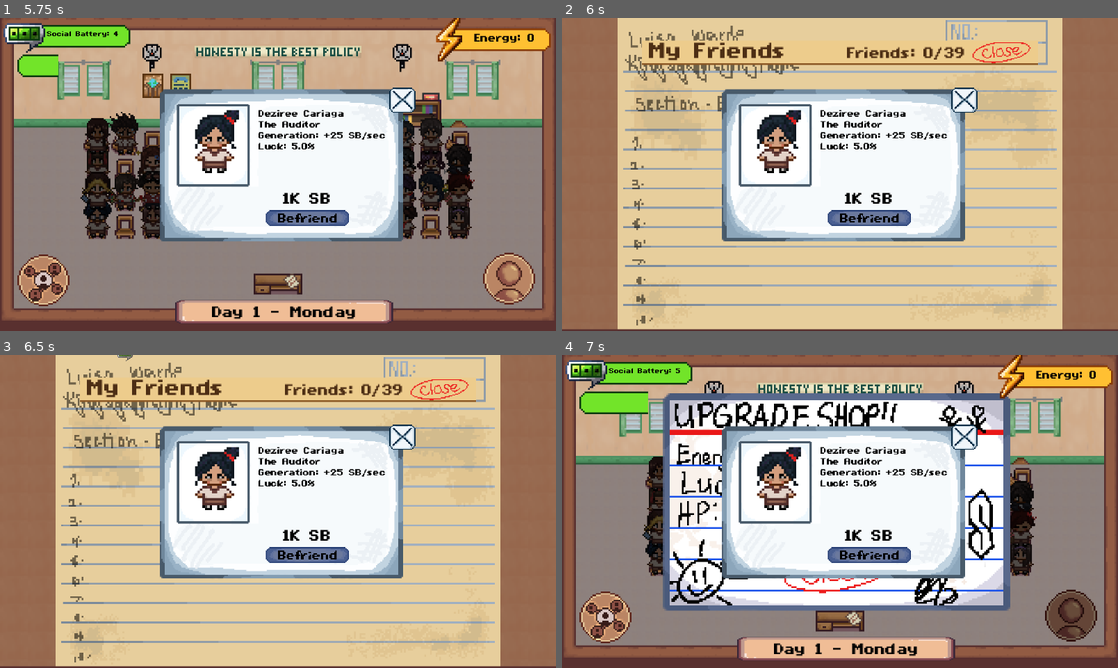
Above: before the commit, frames 1-4 (two rows, left to right).
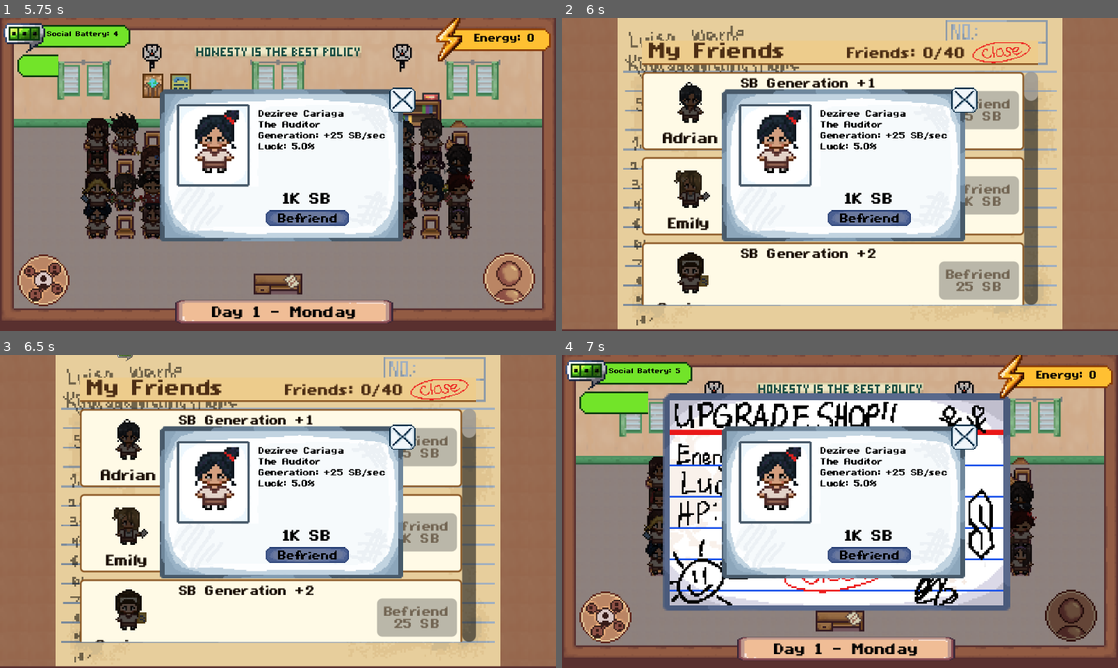
Above: after the commit, the same moments.

Repository: AzeOcram/checkpoint-gamejam
Game: Godot game, scene res://scenes/main_menu/main_menu.tscn
The game is run twice, just before and just after one commit, with the same random seed, the same clock (stepped at 60 frames per second) and the same inputs.
Inputs (mouse positions are in pixels of both pictures, inside the frame that each line leads up to):
- Up to frame 1 (5.75 s): click (417, 155) at 0.5 s; click "Boy" at 1.25 s; click (483, 224) at 2.02 s; tap Enter at 2.75 s; move the mouse to (400, 158) at 2.77 s; press the mouse at (400, 158) at 2.78 s; move the mouse to (166, 190) at 3.52 s; release the mouse at (166, 190) at 3.53 s; hold S 3.53-4.28 s; click (166, 190) at 3.6 s; move the mouse to (333, 105) at 4.27 s; press the mouse at (333, 105) at 4.28 s; move the mouse to (250, 237) at 5.02 s; release the mouse at (250, 237) at 5.03 s; click (250, 237) at 5.1 s
- Up to frame 2 (6 s): click (606, 280) at 5.75 s
- Up to frame 3 (6.5 s): no input
- Up to frame 4 (7 s): click (1073, 614) at 6.5 s

Frame 1 is identical in both runs. In frame 2, 31% of the frame differs, in the area x 14-86%, y 9-92%; in frame 3, 31%; in frame 4, nothing differs.

Commit message:
feat: list all friends sorted by SB with buy buttons for locked ones

Diff:
--- a/scenes/main/friend_card.tscn
+++ b/scenes/main/friend_card.tscn
@@ -120,3 +120,12 @@
 theme_override_styles/fill = SubResource("sb_fill")
 step = 0.01
 show_percentage = false
+
+[node name="BuyButton" type="Button" parent="HBoxContainer"]
+visible = false
+layout_mode = 2
+size_flags_vertical = 4
+theme_override_colors/font_color = Color(0.3, 0.18, 0.08, 1)
+theme_override_colors/font_disabled_color = Color(0.45, 0.4, 0.33, 1)
+theme_override_font_sizes/font_size = 6
+text = "Befriend"
--- a/scripts/friends/recruitment_system.gd
+++ b/scripts/friends/recruitment_system.gd
@@ -58,7 +58,7 @@
 	if friend_data == null:
 		return false
 
-	if friend_data.unlocked:
+	if friend_data.unlocked or recruitment_in_progress:
 		return false
 
 	return social_battery_system.can_afford(friend_data.recruitment_cost)
--- a/scripts/main/friend_card.gd
+++ b/scripts/main/friend_card.gd
@@ -1,5 +1,8 @@
 extends PanelContainer
 class_name FriendCard
+
+
+signal buy_requested(friend_data: FriendData)
 
 
 const MAX_MOOD := 100
@@ -13,6 +16,8 @@
 const MOOD_ICON_MAX := preload("res://assets/art/moods/Happy.PNG")
 const NAME_FONT_SIZE := 7
 const MIN_NAME_FONT_SIZE := 4
+const LOCKED_SHADE := Color(0.35, 0.35, 0.35, 1.0)
+const PRESS_SCALE := Vector2(0.96, 0.96)
 
 
 @onready var identity: VBoxContainer = $HBoxContainer/Identity
@@ -23,6 +28,8 @@
 @onready var connection_bar: ProgressBar = $HBoxContainer/Stats/ConnectionBar
 @onready var sb_label: Label = $HBoxContainer/Stats/SBLabel
 @onready var sb_bar: ProgressBar = $HBoxContainer/Stats/SBBar
+@onready var stats: VBoxContainer = $HBoxContainer/Stats
+@onready var buy_button: Button = $HBoxContainer/BuyButton
 
 
 var data: FriendData
@@ -36,7 +43,45 @@
 	mood_bar.max_value = MAX_MOOD
 	connection_bar.max_value = MAX_CONNECTION
 	sb_label.text = "SB Generation +" + str(data.social_battery_generation)
+
+	var locked := is_locked()
+	var shade := LOCKED_SHADE if locked else Color.WHITE
+	identity.modulate = shade
+	stats.modulate = shade
+	buy_button.visible = locked
+	mood_icon.visible = not locked
+
+	# Bars mean nothing until bought: keep only the SB line.
+	for node: Control in [mood_bar, connection_bar, sb_bar, $HBoxContainer/Stats/MoodLabel, $HBoxContainer/Stats/ConnectionLabel]:
+		node.visible = not locked
+
+	if locked:
+		buy_button.text = "Befriend\n" + NumberFormatter.format_number(data.recruitment_cost) + " SB"
+		buy_button.set_meta(&"sfx_press", &"")
+		buy_button.set_meta(&"sfx_blocked", &"cant_afford")
+		if not buy_button.pressed.is_connected(_on_buy_pressed):
+			buy_button.pressed.connect(_on_buy_pressed)
+			buy_button.button_down.connect(_scale_button.bind(PRESS_SCALE))
+			buy_button.button_up.connect(_scale_button.bind(Vector2.ONE))
+
 	refresh()
+
+
+func is_locked() -> bool:
+	return not data.unlocked
+
+
+func set_buyable(can_buy: bool) -> void:
+	buy_button.disabled = not can_buy
+
+
+func _on_buy_pressed() -> void:
+	buy_requested.emit(data)
+
+
+func _scale_button(target: Vector2) -> void:
+	buy_button.pivot_offset = buy_button.size / 2.0
+	create_tween().tween_property(buy_button, "scale", target, 0.15).set_trans(Tween.TRANS_QUAD).set_ease(Tween.EASE_OUT)
 
 
 # generation_progress is 0-100, the fill of the shared Social Battery cycle.
--- a/scripts/main/friends_panel.gd
+++ b/scripts/main/friends_panel.gd
@@ -9,7 +9,6 @@
 @onready var close_button: TextureButton = $Pad/VBoxContainer/Header/HBoxContainer/CloseButton
 
 
-const MAX_FRIENDS := 39
 const CLOSE_NORMAL_SCALE := Vector2.ONE
 const CLOSE_HOVER_SCALE := Vector2(1.3, 1.3)
 
@@ -41,22 +40,32 @@
 func update_friend_count() -> void:
 	var current: int = recruitment_system.friends.size()
 
-	friend_count_label.text = "Friends: " + str(current) + "/" + str(MAX_FRIENDS)
+	friend_count_label.text = "Friends: " + str(current) + "/" + str(recruitment_system.available_friends.size())
 
 
 func update_friend_list() -> void:
 	for child in friend_list.get_children():
 		child.queue_free()
 
-	for friend in recruitment_system.friends:
-		add_friend_to_list(friend)
+	var all: Array[FriendData] = recruitment_system.available_friends.duplicate()
+	all.sort_custom(_sb_ascending)
+
+	for friend_data in all:
+		var card: FriendCard = FRIEND_CARD_SCENE.instantiate()
+
+		friend_list.add_child(card)
+		card.setup(friend_data)
+		card.buy_requested.connect(_on_buy_requested)
 
 
-func add_friend_to_list(friend: FriendNode) -> void:
-	var card: FriendCard = FRIEND_CARD_SCENE.instantiate()
+func _sb_ascending(a: FriendData, b: FriendData) -> bool:
+	if a.social_battery_generation != b.social_battery_generation:
+		return a.social_battery_generation < b.social_battery_generation
 
-	friend_list.add_child(card)
-	card.setup(friend.data)
+	if a.recruitment_cost != b.recruitment_cost:
+		return a.recruitment_cost < b.recruitment_cost
+
+	return a.friend_name < b.friend_name
 
 
 func _process(_delta: float) -> void:
@@ -66,11 +75,27 @@
 	var progress: float = social_battery_system.generation_progress_bar.value
 
 	for card: FriendCard in friend_list.get_children():
-		card.refresh(progress)
+		if card.is_locked():
+			card.set_buyable(recruitment_system.can_recruit(card.data))
+		else:
+			card.refresh(progress)
 
 
-func _on_friend_recruited(_friend: FriendNode) -> void:
-	update_ui()
+func _on_friend_recruited(friend: FriendNode) -> void:
+	update_friend_count()
+
+	for card: FriendCard in friend_list.get_children():
+		if card.data == friend.data:
+			card.setup(friend.data)
+
+
+func _on_buy_requested(friend_data: FriendData) -> void:
+	if not recruitment_system.can_recruit(friend_data):
+		SFX.play(&"cant_afford")
+		return
+
+	recruitment_system.recruit_friend(friend_data)
+	hide()
 
 
 func _on_close_pressed() -> void:
--- a/tests/test_friend_list.gd
+++ b/tests/test_friend_list.gd
@@ -10,6 +10,13 @@
 	if not condition:
 		failures += 1
 		printerr("FAIL: " + message)
+
+
+func card_for(cards: Node, data: FriendData) -> FriendCard:
+	for c: FriendCard in cards.get_children():
+		if c.data == data:
+			return c
+	return null
 
 
 func _initialize() -> void:
@@ -38,9 +45,47 @@
 	recruitment._complete_recruitment(data)
 	await process_frame
 
-	check(cards.get_child_count() == 1, "recruiting adds one friend card")
-	check(panel.friend_count_label.text == "Friends: 1/39", "header shows recruited friends out of 39")
-	var card: FriendCard = cards.get_child(0)
+	check(cards.get_child_count() == 40, "every friend has a card")
+	check(card_for(cards, data).is_locked() == false, "recruited friend's card is unlocked")
+	var locked := 0
+	for c: FriendCard in cards.get_children():
+		if c.is_locked():
+			locked += 1
+	check(locked == 39, "only the recruited friend is unlocked")
+	var sb_order := []
+	for c: FriendCard in cards.get_children():
+		sb_order.append(c.data.social_battery_generation)
+	var sorted_sb := sb_order.duplicate()
+	sorted_sb.sort()
+	check(sb_order == sorted_sb, "cards sort from least to most SB")
+	var other: FriendCard = null
+	for c: FriendCard in cards.get_children():
+		if c.is_locked():
+			other = c
+			break
+	check(other.identity.modulate.r < 0.5, "locked card is shaded")
+	check(card_for(cards, data).identity.modulate == Color.WHITE, "unlocked card is not shaded")
+	check(other.buy_button.text.ends_with(" SB"), "locked card shows the cost")
+	var sbs = main.get_node("Systems/SocialBatterySystem")
+	var other_data: FriendData = other.data
+	var cost: int = other_data.recruitment_cost
+	sbs.spend(sbs.get_amount())
+	panel.update_ui()
+	panel.show()
+	await process_frame
+	other = card_for(cards, other_data)
+	check(other.buy_button.disabled, "buy button disabled when SB is short")
+	check(not recruitment.recruitment_in_progress, "no recruitment before buying")
+	sbs.add(cost)
+	await process_frame
+	await process_frame
+	check(not other.buy_button.disabled, "buy button enabled when SB is enough")
+	other.buy_button.pressed.emit()
+	check(recruitment.recruitment_in_progress, "buy button starts recruitment")
+	recruitment.recruitment_in_progress = false
+	panel.hide()
+	check(panel.friend_count_label.text == "Friends: 1/40", "header shows recruited friends out of all friends")
+	var card: FriendCard = card_for(cards, data)
 	check(card.name_label.text == data.friend_name.get_slice(" ", 0), "card shows first name only")
 	check(card.mood_bar.value == 40, "mood bar reflects mood")
 	check(card.mood_icon.texture == FriendCard.mood_texture(40), "mood icon reflects mood")
@@ -70,11 +115,11 @@
 	var stats_x := []
 	for c: FriendCard in cards.get_children():
 		stats_x.append(c.get_node("HBoxContainer/Stats").global_position.x)
-	check(stats_x.size() == 2 and stats_x[0] == stats_x[1], "stats line up across short and long names")
-	check(cards.get_child(1).name_label.get_theme_font_size(&"font_size") < FriendCard.NAME_FONT_SIZE, "long name uses a smaller font")
+	check(stats_x.size() == 40 and stats_x.all(func(x): return x == stats_x[0]), "stats line up across short and long names")
+	check(card_for(cards, longest).name_label.get_theme_font_size(&"font_size") < FriendCard.NAME_FONT_SIZE, "long name uses a smaller font")
 	button.pressed.emit()
 
-	card = cards.get_child(0)
+	card = card_for(cards, data)
 	data.mood = 10
 	button.pressed.emit()
 	await process_frame
Not shown, changed: plans/plan.md
